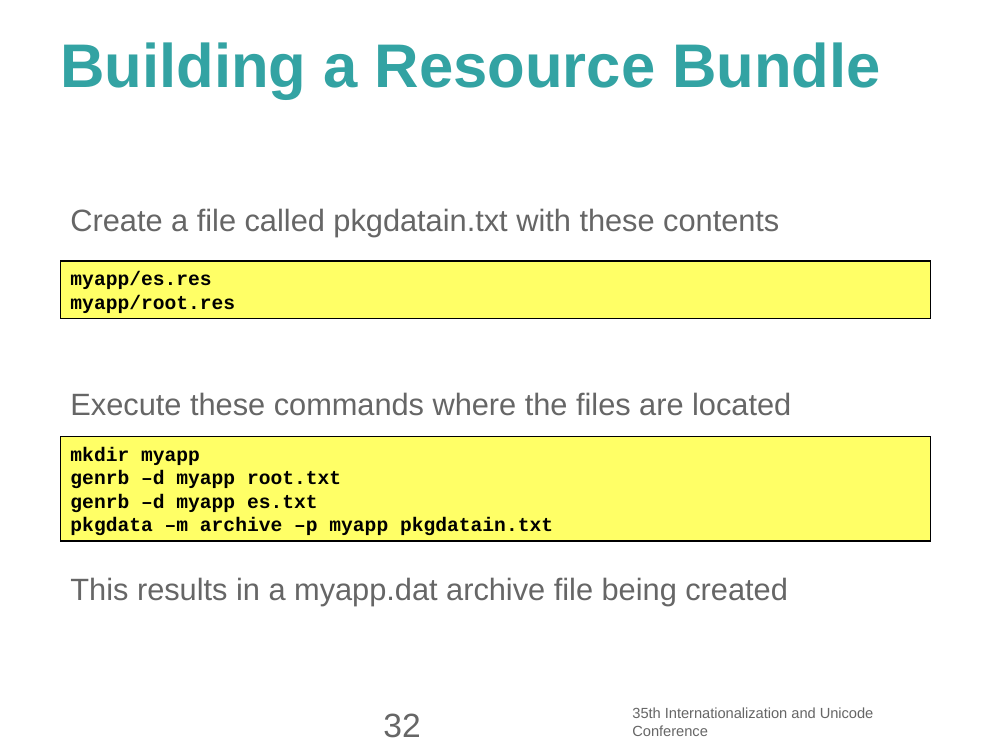
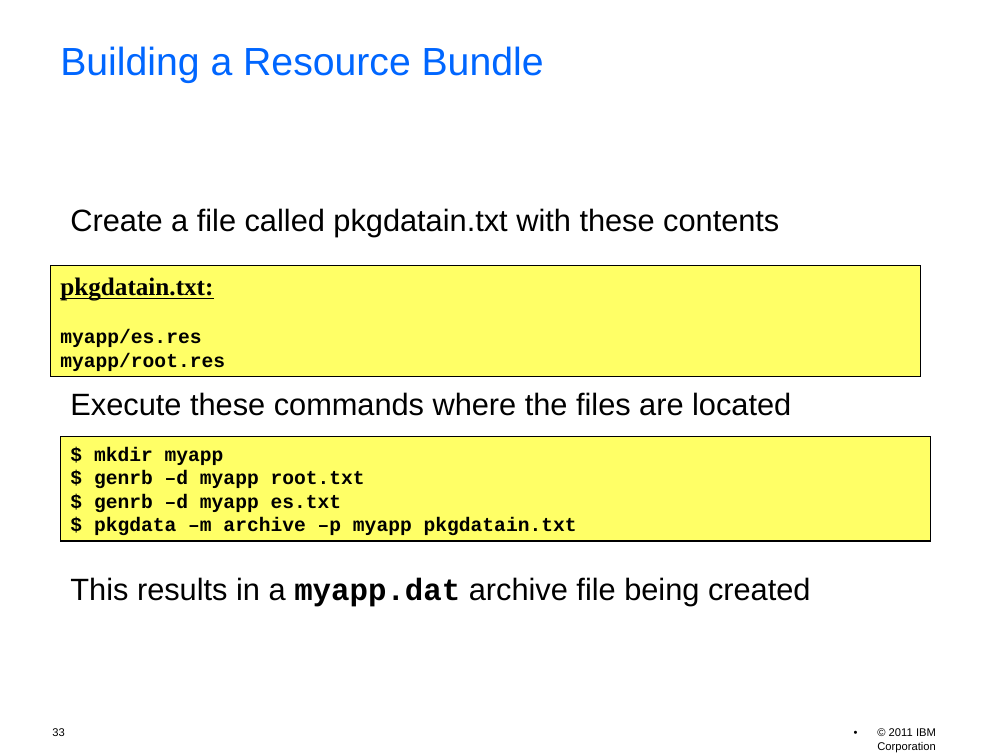
Before and after one commit to unicode-org/icu-docs, a slide deck: slide 33 of docs/pres/icu_workshop.odp (slide 32 before the commit). Drawn at 1008x756 pixels with LibreOffice and Linux fonts; fonts in the diff are those of the drawing; background and template pictures are left out. Boxes give left, top, right and bottom in pixels: in the first picture for what was removed or moved away, otherwise in the second. Text is boxed around its words. In the diff, an @@ line names an element or a change of style, - is before the commit and + after.

```diff
--- a/docs/pres/icu_workshop.odp
+++ b/docs/pres/icu_workshop.odp
@@ title "Building a Resource Bundle" at (60, 46, 544, 83): size 44 to 28 pt, text colour #33A3A3 to #0066FF, bold off; line spacing 1 to 0.9 @@
@@ text "Create a file called pkgdatain.txt ..." at (70, 208, 811, 607): text colour #666666 to #000000; font Arial to Courier New, bold on in "myapp.dat" @@
@@ rectangle "pkgdatain.txt:": place and size @@
-rectangle "pkgdatain.txt:" at (60, 261, 930, 319)
+rectangle "pkgdatain.txt:" at (50, 265, 920, 376)
@@ text in rectangle at (60, 277, 213, 301): paragraph added @@
+pkgdatain.txt:
@@ text in rectangle at (94, 447, 577, 535): text changed @@
-mkdir myapp
-genrb –d myapp root.txt
-genrb –d myapp es.txt
-pkgdata –m archive –p myapp pkgdatain.txt
+$ mkdir myapp
+$ genrb –d myapp root.txt
+$ genrb –d myapp es.txt
+$ pkgdata –m archive –p myapp pkgdatain.txt
@@ page number removed at (383, 713, 420, 738) @@
-32
@@ text removed at (632, 707, 874, 736) @@
-35th Internationalization and Unicode Conference
@@ page number added at (52, 728, 64, 736), 8 pt, text #000000 @@
+33
@@ text added at (877, 728, 936, 752), 8 pt, text #000000 @@
+• © 2011 IBM Corporation
```
Also in this commit, not shown: 58 other slides changed, 3 slides added, 1 slide removed, 3 other files.
